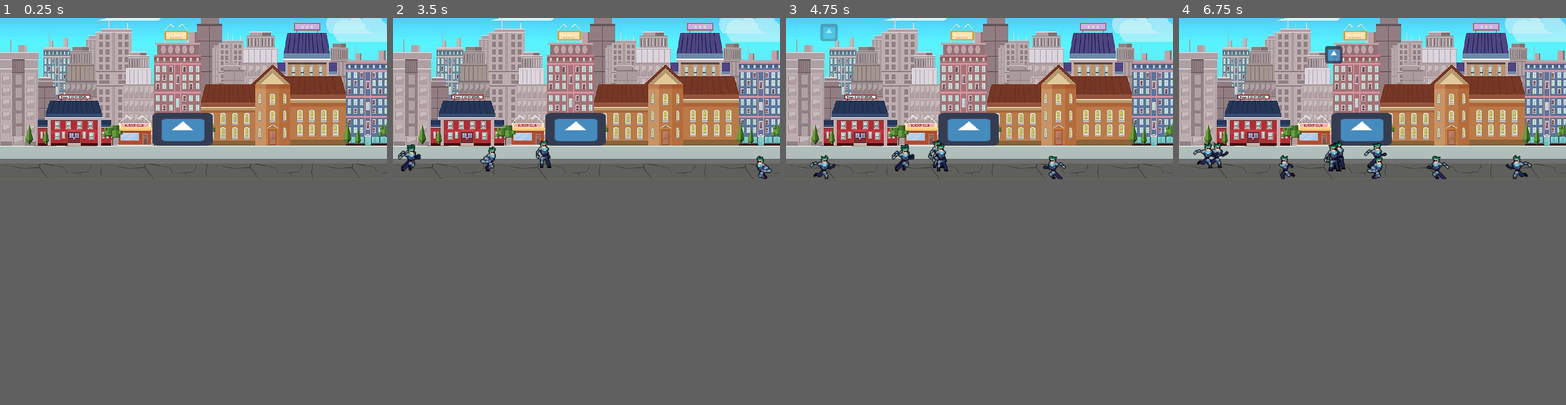
Above: before the commit, frames 1-4 (left to right).
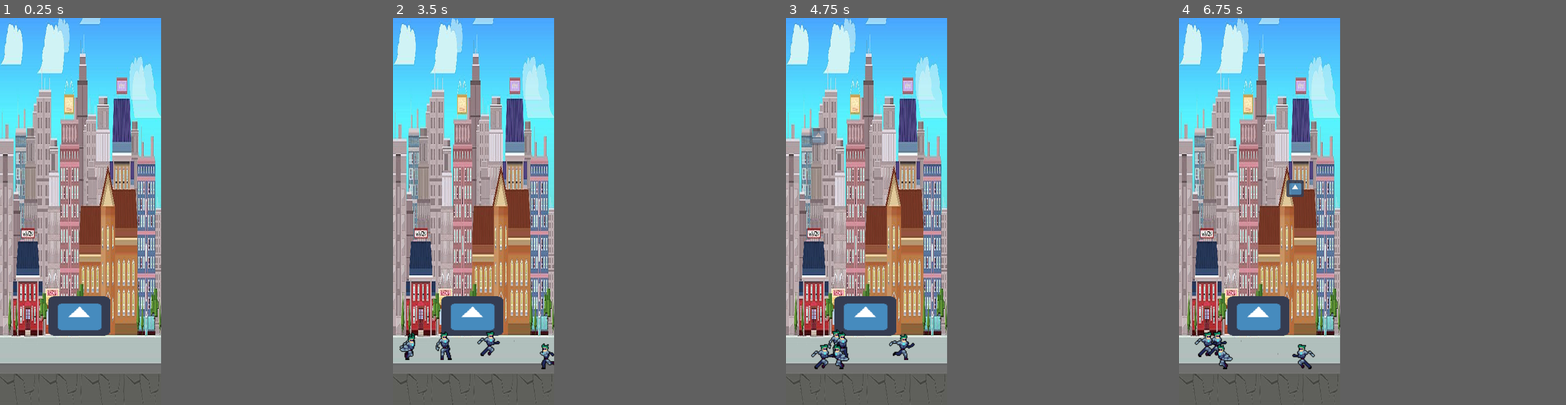
Above: after the commit, the same moments.

Repository: Zakcrust/idlegame-project
Game: Godot game, scene res://Src/View/TestView.tscn
The game is run twice, just before and just after one commit, with the same random seed, the same clock (stepped at 60 frames per second) and the same inputs. The engine's default icon, where the game draws it, is replaced by a stand-in: a white triangle on a blue panel in a dark square.
Inputs (mouse positions are in pixels of both pictures, inside the frame that each line leads up to):
- Up to frame 1 (0.25 s): no input
- Up to frame 2 (3.5 s): tap Enter at 0.5 s; move the mouse to (671, 91) at 0.52 s; click (671, 91) at 0.67 s; move the mouse to (509, 107) at 1.27 s; click (509, 107) at 1.42 s; move the mouse to (625, 64) at 2.02 s; click (625, 64) at 2.17 s; move the mouse to (567, 130) at 2.77 s; click (567, 130) at 2.92 s
- Up to frame 3 (4.75 s): move the mouse to (1095, 122) at 3.52 s; click (1095, 122) at 3.67 s; move the mouse to (863, 76) at 4.27 s; click (863, 76) at 4.42 s
- Up to frame 4 (6.75 s): move the mouse to (1391, 99) at 5.02 s; click (1391, 99) at 5.17 s; move the mouse to (1314, 56) at 5.77 s; click (1314, 56) at 5.92 s; move the mouse to (1457, 91) at 6.52 s; click (1457, 91) at 6.67 s
The window is 800x333 before the commit and 333x800 after it. Grey fills any space a smaller window leaves; there, only what the larger window draws over its background counts as a difference.

The runs differ from the first frame. In frame 1, 57% of the frame differs, in the area x 0-100%, y 0-100%; in frame 2, 58%; in frame 3, 58%; in frame 4, 58%.

Commit message:
fix npc spawn

Diff:
--- a/Src/NPCs/NPC1.gd
+++ b/Src/NPCs/NPC1.gd
@@ -12,8 +12,8 @@
 
 
 var init_positions = {
-	"left" : Vector2(-100,500),
-	"right" : Vector2(1500,500)
+	"left" : Vector2(-100,1200),
+	"right" : Vector2(700,1200)
 }
 
 var rand_num : float = 0.0
--- a/Src/NPCs/NPC1.tscn
+++ b/Src/NPCs/NPC1.tscn
@@ -85,6 +85,7 @@
 scale = Vector2( 3, 3 )
 frames = SubResource( 11 )
 animation = "walk"
+frame = 5
 playing = true
 offset = Vector2( 10, -5 )
 
--- a/Src/NPCs/Types/Customer.gd
+++ b/Src/NPCs/Types/Customer.gd
@@ -58,7 +58,7 @@
 	randr_dist_to_shop = random.randf_range(90 + rand_y, 150)
 	if not action_done and character.global_position.distance_to(active_shops.global_position) < randr_dist_to_shop:
 		change_to("Idle")
-		yield(get_tree().create_timer(3.0),"timeout")
+		yield(get_tree().create_timer(1.0),"timeout")
 		action_done = true
 		change_to("Move")
 
--- /dev/null
+++ b/Src/View/GameUI.tscn
@@ -0,0 +1,10 @@
+[gd_scene format=2]
+
+[node name="GameUI" type="CanvasLayer"]
+
+[node name="Control" type="Control" parent="."]
+anchor_right = 1.0
+anchor_bottom = 1.0
+__meta__ = {
+"_edit_use_anchors_": false
+}
--- a/Src/View/TestView.gd
+++ b/Src/View/TestView.gd
@@ -7,7 +7,7 @@
 func _input(event):
 	if event is InputEventMouseButton:
 		if event.pressed:
-			generate_coins(event.global_position)
+			generate_coins(event.position)
 			registered_tap += 1
 
 
--- a/Src/View/TestView.tscn
+++ b/Src/View/TestView.tscn
@@ -10,15 +10,15 @@
 script = ExtResource( 1 )
 
 [node name="background" type="Sprite" parent="."]
-position = Vector2( 755.294, 215.986 )
-scale = Vector2( 1.5, 1.5 )
+position = Vector2( 297.444, 637.372 )
+scale = Vector2( 0.605761, 3.14604 )
 texture = ExtResource( 2 )
 
 [node name="YSort" type="YSort" parent="."]
 
 [node name="Shop" type="Sprite" parent="YSort"]
-position = Vector2( 679.314, 414.251 )
-scale = Vector2( 3.52554, 1.92954 )
+position = Vector2( 294.915, 1108.59 )
+scale = Vector2( 3.60897, 2.30496 )
 texture = ExtResource( 4 )
 script = ExtResource( 5 )
 
--- a/project.godot
+++ b/project.godot
@@ -46,7 +46,11 @@
 
 [display]
 
-window/size/width=1440
+window/size/width=600
+window/size/height=1440
+window/size/always_on_top=true
+window/size/test_width=300
+window/size/test_height=720
 window/stretch/mode="2d"
 
 [physics]
Not shown, added: export_presets.cfg
